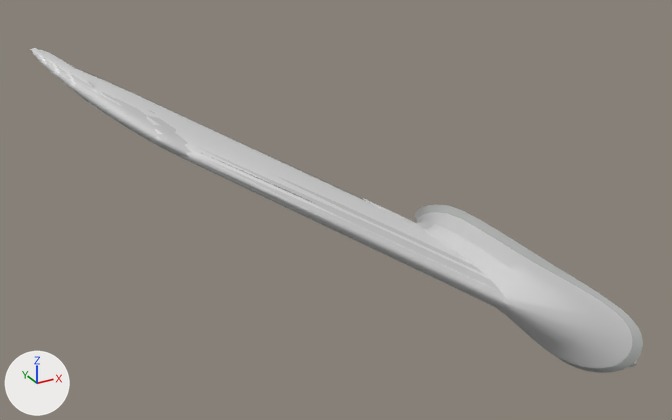
Before and after pictures for a commit that changed the FBX model art/export/vtail_R.fbx.
The view is the same before and after, from a 50 mm lens placed at (-10.55, -10.77, 8.48), pointed at (-3.28, 2.44, 1.88). Every picture has the same lights, and +X, +Y and +Z are marked at lower left. The older version comes first. Where no turn or scale is listed for an object, it has been applied to the vertices.

Names of what the first picture shows: 'vtail_R', 'vtail_R_lod1', 'vtail_R_shape'.
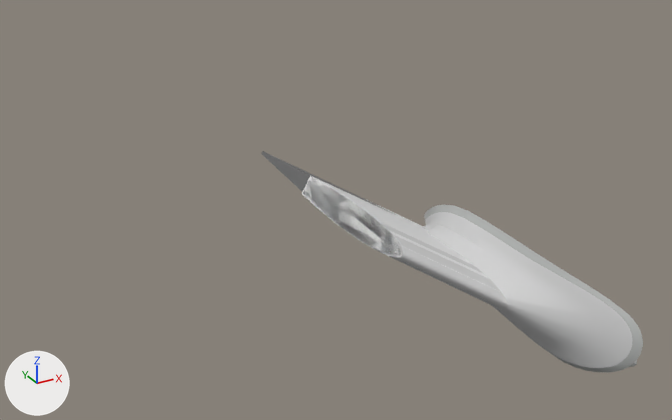
What differs and where, as boxes [x1, y1, x2, y2] in the pictures (672 x 420 px; the box of a moved part takes in the faces that stretch with it):
'vtail_R', reshaped (45% narrower, 40% shorter)
    before: [31, 48, 643, 373]
    after: [304, 178, 643, 373]
'vtail_R_shape', reshaped
    before: [30, 48, 500, 309]
    after: [302, 176, 500, 309]
'vtail_R_lod1', reshaped
    before: [78, 69, 368, 204]
    after: [261, 151, 401, 255]
part 2 of me_vtail_r_shape_001, cut back
    before: [30, 48, 426, 248]
    after: [302, 176, 426, 257]
part 3 of me_vtail_r_002, deleted
    before: [35, 48, 103, 108]
part 4 of me_vtail_r_002, moved or reshaped
    before: [385, 205, 638, 346]
    after: [380, 205, 638, 347]
part 5 of me_vtail_r_002, deleted
    before: [31, 50, 403, 257]
part 6 of me_vtail_r_colmesh1_001, cut back
    after: [303, 182, 384, 250]

The edits, one by one:
me_vtail_r_002 is used by ob_vtail_r; location (0.0, 0.0, 0.0).
me_vtail_r_002 had 1614 vertices, 1931 faces and spanned x -7.24..0.4, y -2.84..7.89, z -0.4..4.2.
me_vtail_r_002 now has 964 vertices, 1243 faces and spans x -3.24..0.4, y -2.84..4.95, z -0.4..2.01.
me_vtail_r_002 part 3: 6 loose pieces with 189 vertices, spanning x -7.09..-6.7, y 4.2..7.89, z 3.78..4.1, are deleted.
me_vtail_r_002 part 4: 7 vertices moved within x -1.66..-1.16, y -2.21..1.78, z 0.69..1.42; 710 vertices removed from x -1.77..0.19, y -2.83..4.37, z -0.32..1.74; 742 vertices added at x -1.79..0.28, y -2.83..4.33, z -0.29..1.74.
me_vtail_r_002 part 5: 493 vertices removed from x -7.24..-3.78, y 0.97..7.79, z 2.05..4.2.
me_vtail_r_002 no longer uses material mat_jet_mechanical (grey #909093).
me_vtail_r_002 no longer uses material mat_light_formation (white #e7e7e7).
me_vtail_r_lod1_002 is used by ob_vtail_r_lod1; location (0.0, 0.0, 0.0).
me_vtail_r_lod1_002 had 17 vertices, 30 faces and spanned x -7.24..0.41, y -1.56..7.67, z -0.4..4.18.
me_vtail_r_lod1_002 now has 17 vertices, 30 faces and spans x -3.24..0.41, y -1.56..6.01, z -0.4..2.02.
Part 1, on me_vtail_r_lod1_002:
11 vertices are removed from x -7.24..-5.84, y 2.23..7.67, z 3.29..4.18.
29 faces are deleted.
11 vertices are added at x -3.24..0.32, y -1.43..6.01, z -0.28..2.02.
29 new faces join them.
me_vtail_r_shape_001 is used by ob_vtail_r_shape; location (0.0, 0.0, 0.0).
me_vtail_r_shape_001 had 316 vertices, 334 faces and spanned x -7.24..0.41, y -1.56..7.83, z -0.4..4.2.
me_vtail_r_shape_001 now has 105 vertices, 122 faces and spans x -3.24..0.41, y -1.56..4.95, z -0.4..2.02.
Part 2, on me_vtail_r_shape_001:
214 vertices are removed from x -7.24..-3.15, y 1.72..7.83, z 1.68..4.2.
237 faces are deleted.
10 vertices in x -3.36..-3.14, y 1.11..4.01, z 1.71..2.09 move by (0.14, -0.08, -0.08).
4 vertices in x -3.26..-3.14, y 1.11..4.01, z 1.89..2.1 move by (0.15, -0.08, -0.08).
3 vertices in x -3.31..-3.21, y 0.59..0.72, z 1.79..1.97 move by (0.14, -0.09, -0.08).
1 vertex moves from x -3.38, y 2.49, z 1.67 to x -3.24, y 2.41, z 1.58.
3 vertices are added at (-3.0, 3.26, 2.0), (-3.24, 1.64, 1.59), (-3.23, 3.26, 1.6).
25 new faces join them.
me_vtail_r_colmesh1_001 is used by ob_vtail_r_colmesh1; location (0.0, 0.0, 0.0).
me_vtail_r_colmesh1_001 had 70 vertices, 136 faces and spanned x -6.83..-1.24, y -0.04..6.05, z 0.54..4.0.
me_vtail_r_colmesh1_001 now has 30 vertices, 56 faces and spans x -3.23..-1.24, y -0.04..3.89, z 0.54..1.9.
Part 6, on me_vtail_r_colmesh1_001:
61 vertices are removed from x -6.83..-1.24, y 2.22..6.05, z 0.83..4.0.
135 faces are deleted.
21 vertices are added at x -3.23..-3.06, y 1.06..3.89, z 1.61..1.9.
55 new faces join them.
